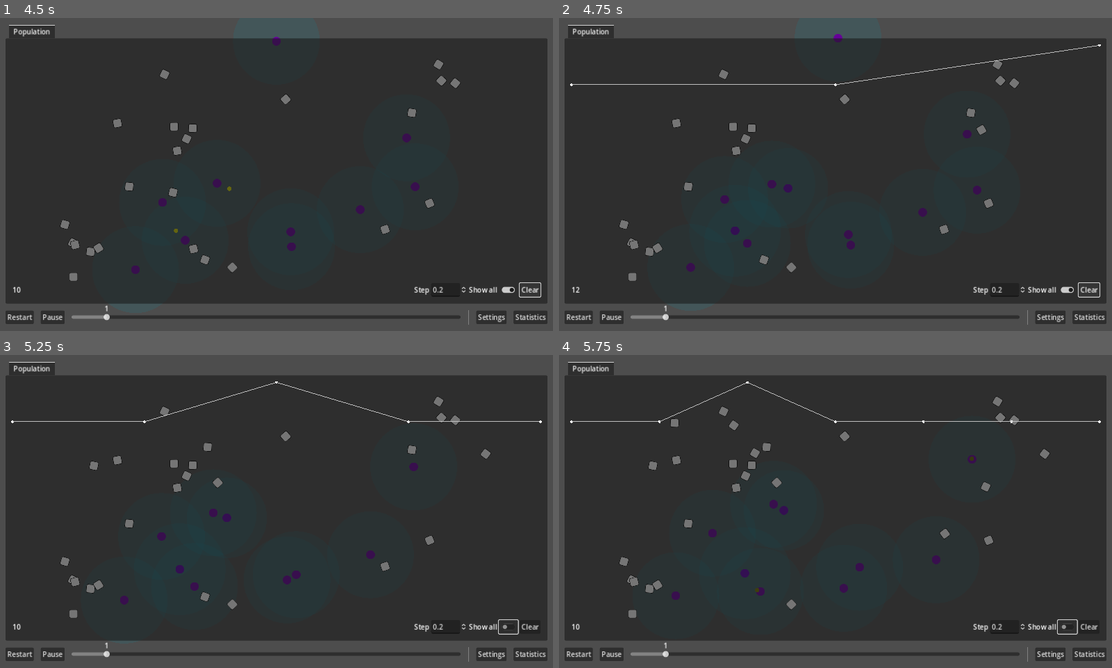
Above: before the commit, frames 1-4 (two rows, left to right).
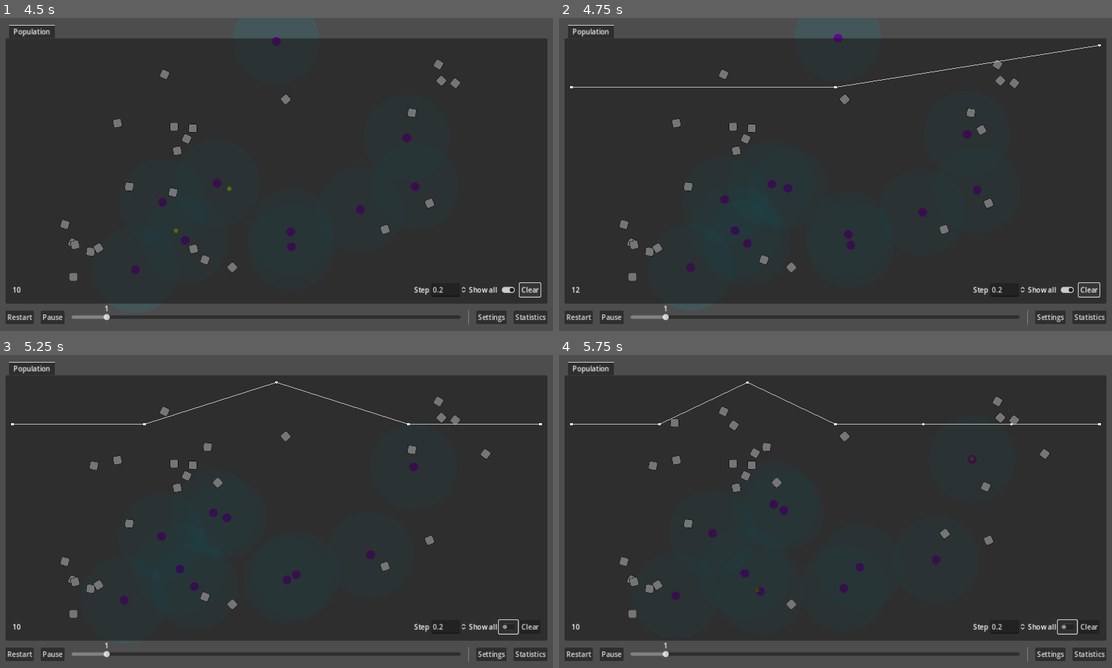
Above: after the commit, the same moments.

Repository: wivest/Natural-Selection
Game: Godot game, scene res://main.tscn
The game is run twice, just before and just after one commit, with the same random seed, the same clock (stepped at 60 frames per second) and the same inputs.
Inputs (mouse positions are in pixels of both pictures, inside the frame that each line leads up to):
- Up to frame 1 (4.5 s): click "Restart" at 0.5 s; click "Restart" at 1.25 s; click "Restart" at 2 s; click "Statistics" at 2.75 s; click (508, 290) at 3.5 s; click "Clear" at 4.25 s
- Up to frame 2 (4.75 s): no input
- Up to frame 3 (5.25 s): click (508, 627) at 5 s
- Up to frame 4 (5.75 s): no input

Frame 1 is identical in both runs. In frame 2, 0.4% of the frame differs, in the area x 2-97%, y 8-23%; in frame 3, 0.4%; in frame 4, 0.4%, in the area x 2-98%, y 9-23%.

Commit message:
refactor: move bar into chart scene

Diff:
--- a/ui/tabs/statistics/population/chart.tscn
+++ b/ui/tabs/statistics/population/chart.tscn
@@ -1,6 +1,10 @@
-[gd_scene load_steps=2 format=3 uid="uid://bybyo71adhl4m"]
+[gd_scene load_steps=6 format=3 uid="uid://bybyo71adhl4m"]
 
 [ext_resource type="Script" path="res://ui/tabs/statistics/population/chart.gd" id="1_028un"]
+[ext_resource type="Script" path="res://ui/tabs/statistics/population/counter.gd" id="2_7a8g0"]
+[ext_resource type="Script" path="res://ui/tabs/statistics/step.gd" id="3_5lk0f"]
+[ext_resource type="Script" path="res://ui/tabs/statistics/show_all.gd" id="4_a40nq"]
+[ext_resource type="Script" path="res://ui/tabs/statistics/clear.gd" id="5_g7vuc"]
 
 [node name="Graph" type="Control"]
 layout_mode = 3
@@ -10,3 +14,48 @@
 grow_horizontal = 2
 grow_vertical = 2
 script = ExtResource("1_028un")
+
+[node name="Parameters" type="HBoxContainer" parent="."]
+layout_mode = 1
+anchors_preset = 12
+anchor_top = 1.0
+anchor_right = 1.0
+anchor_bottom = 1.0
+offset_top = -31.0
+grow_horizontal = 2
+grow_vertical = 0
+
+[node name="Counter" type="Label" parent="Parameters"]
+layout_mode = 2
+size_flags_horizontal = 3
+script = ExtResource("2_7a8g0")
+
+[node name="Label" type="Label" parent="Parameters"]
+layout_mode = 2
+text = "Step"
+
+[node name="SpinBox" type="SpinBox" parent="Parameters" node_paths=PackedStringArray("chart")]
+layout_mode = 2
+max_value = 5.0
+step = 0.02
+script = ExtResource("3_5lk0f")
+chart = NodePath("../..")
+
+[node name="Label2" type="Label" parent="Parameters"]
+layout_mode = 2
+text = "Show all"
+
+[node name="CheckButton" type="CheckButton" parent="Parameters" node_paths=PackedStringArray("chart")]
+layout_mode = 2
+script = ExtResource("4_a40nq")
+chart = NodePath("../..")
+
+[node name="Clear" type="Button" parent="Parameters" node_paths=PackedStringArray("chart")]
+layout_mode = 2
+text = "Clear"
+script = ExtResource("5_g7vuc")
+chart = NodePath("../..")
+
+[connection signal="value_changed" from="Parameters/SpinBox" to="Parameters/SpinBox" method="_on_value_changed"]
+[connection signal="toggled" from="Parameters/CheckButton" to="Parameters/CheckButton" method="_on_toggled"]
+[connection signal="pressed" from="Parameters/Clear" to="Parameters/Clear" method="_on_pressed"]
--- a/ui/tabs/statistics/statistics.tscn
+++ b/ui/tabs/statistics/statistics.tscn
@@ -1,10 +1,6 @@
-[gd_scene load_steps=6 format=3 uid="uid://thhd74d7nm65"]
+[gd_scene load_steps=2 format=3 uid="uid://thhd74d7nm65"]
 
 [ext_resource type="PackedScene" uid="uid://bybyo71adhl4m" path="res://ui/tabs/statistics/population/chart.tscn" id="1_7me1r"]
-[ext_resource type="Script" path="res://ui/tabs/statistics/population/counter.gd" id="1_epolv"]
-[ext_resource type="Script" path="res://ui/tabs/statistics/clear.gd" id="3_gml5g"]
-[ext_resource type="Script" path="res://ui/tabs/statistics/step.gd" id="3_u5uim"]
-[ext_resource type="Script" path="res://ui/tabs/statistics/show_all.gd" id="5_3clw3"]
 
 [node name="Statistics" type="TabContainer"]
 anchors_preset = 15
@@ -26,41 +22,3 @@
 [node name="Graph" parent="Population/Population" instance=ExtResource("1_7me1r")]
 layout_mode = 2
 size_flags_vertical = 3
-
-[node name="Parameters" type="HBoxContainer" parent="Population/Population"]
-layout_mode = 2
-
-[node name="Counter" type="Label" parent="Population/Population/Parameters"]
-layout_mode = 2
-size_flags_horizontal = 3
-script = ExtResource("1_epolv")
-
-[node name="Label" type="Label" parent="Population/Population/Parameters"]
-layout_mode = 2
-text = "Step"
-
-[node name="SpinBox" type="SpinBox" parent="Population/Population/Parameters" node_paths=PackedStringArray("chart")]
-layout_mode = 2
-max_value = 5.0
-step = 0.02
-script = ExtResource("3_u5uim")
-chart = NodePath("../../Graph")
-
-[node name="Label2" type="Label" parent="Population/Population/Parameters"]
-layout_mode = 2
-text = "Show all"
-
-[node name="CheckButton" type="CheckButton" parent="Population/Population/Parameters" node_paths=PackedStringArray("chart")]
-layout_mode = 2
-script = ExtResource("5_3clw3")
-chart = NodePath("../../Graph")
-
-[node name="Clear" type="Button" parent="Population/Population/Parameters" node_paths=PackedStringArray("chart")]
-layout_mode = 2
-text = "Clear"
-script = ExtResource("3_gml5g")
-chart = NodePath("../../Graph")
-
-[connection signal="value_changed" from="Population/Population/Parameters/SpinBox" to="Population/Population/Parameters/SpinBox" method="_on_value_changed"]
-[connection signal="toggled" from="Population/Population/Parameters/CheckButton" to="Population/Population/Parameters/CheckButton" method="_on_toggled"]
-[connection signal="pressed" from="Population/Population/Parameters/Clear" to="Population/Population/Parameters/Clear" method="_on_pressed"]
